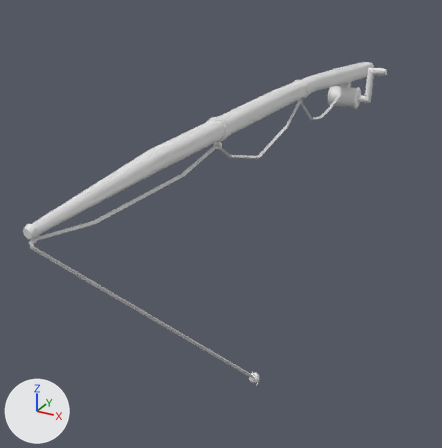
A saved change to the FBX model Assets/Art/Bucket & Rods/Models/HengelBeginner.fbx.
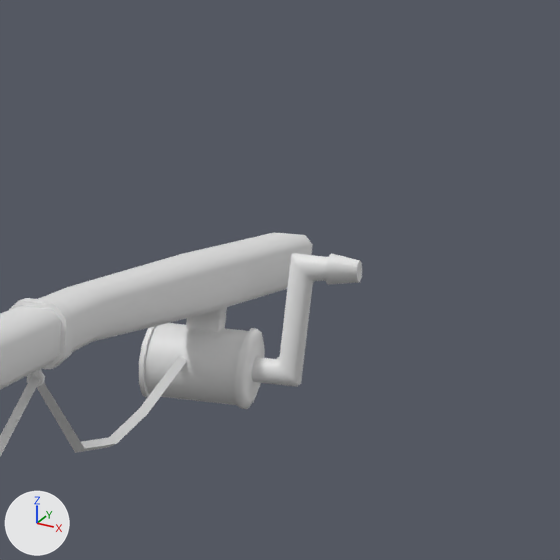
Each version is shown whole from a 50 mm camera at (0.752, -2.543, 0.443) aimed at (-0.138, -0.924, -0.366), then close up on the part from 66% to 99% of the width and 0% to 33% of the height. Lighting does not change. The marker at lower left points along +X, +Y and +Z. Where no turn or scale is listed for an object, it has been applied to the vertices.

In view in the first close-up: 'Hengel', 'Reel'.
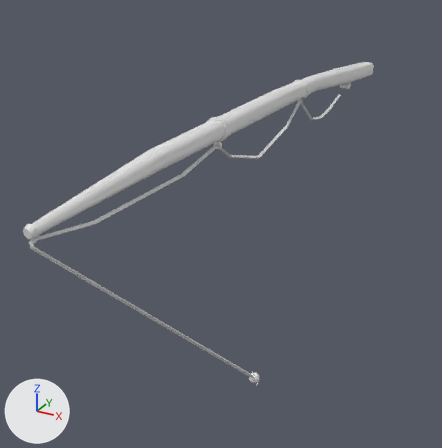
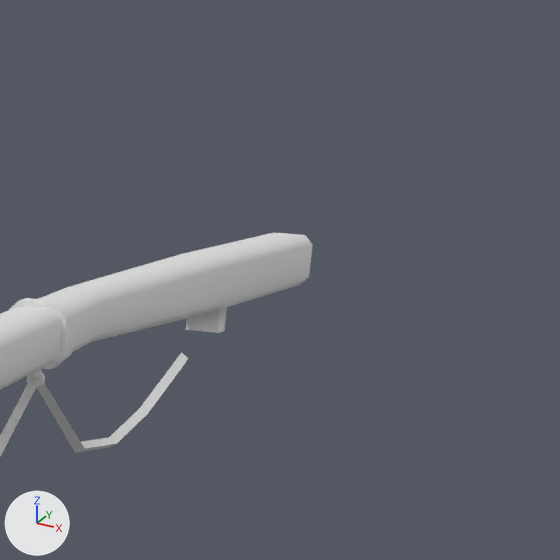
The change, as a list of edits to the scene's bpy script:
```text
Remove ob_reel:
    ob_reel = bpy.data.objects.new('Reel', me_cube_001)
    ob_reel.location = (0.0, -0.1512, -0.0775)
```

Pixel boxes (x1, y1, x2, y2) of what changed, in the close-ups (560 x 560 px):
'Reel', deleted: before (139, 253, 362, 409)
